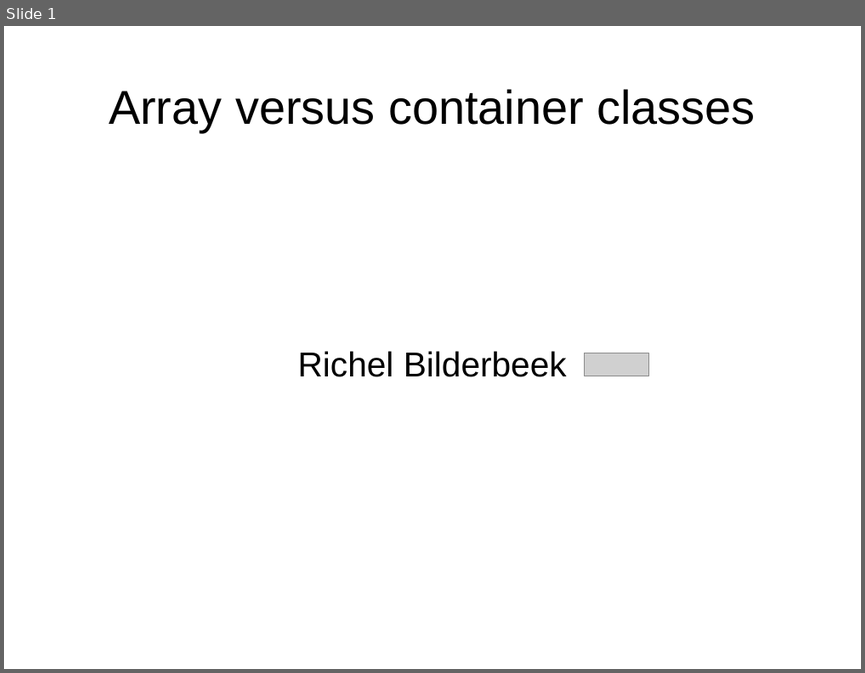
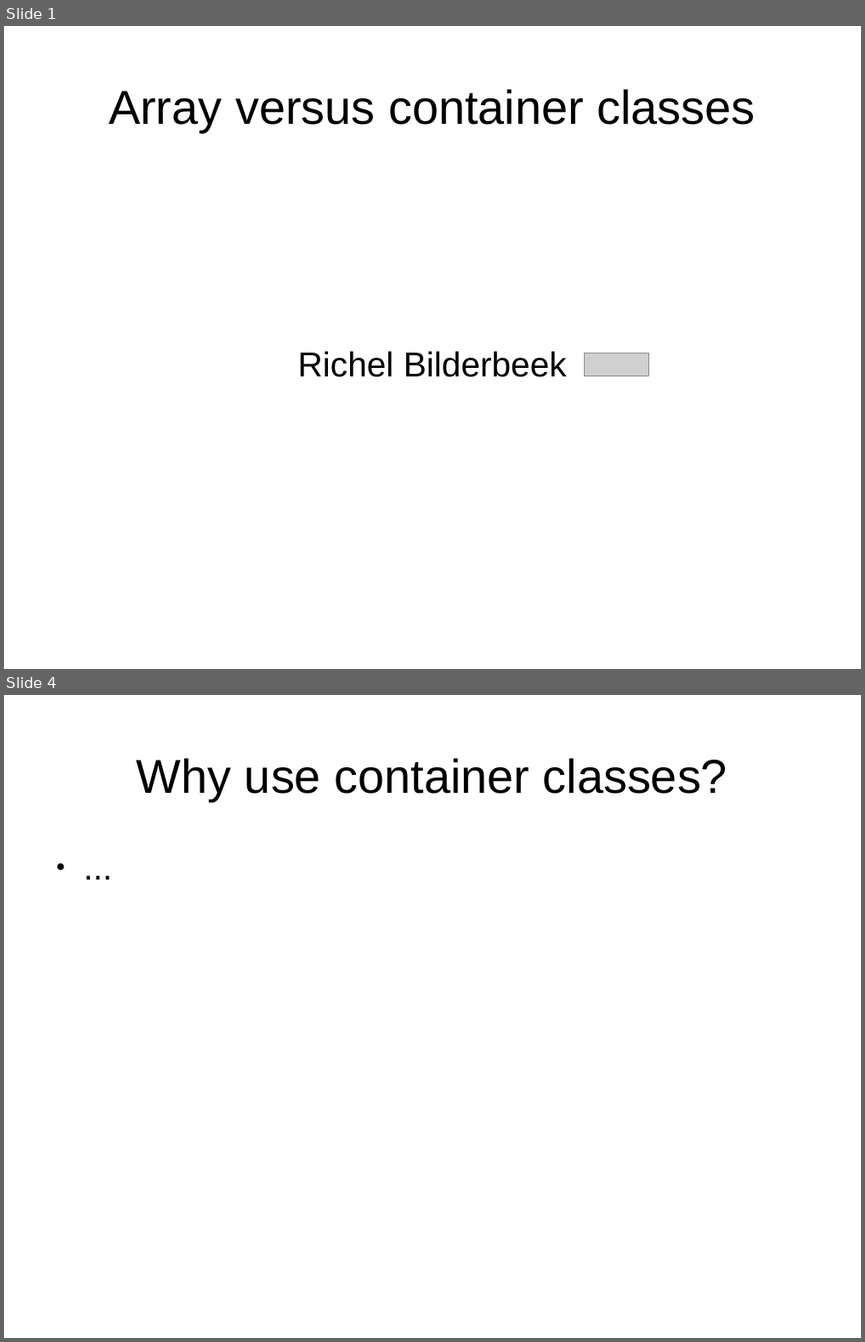
Before and after one commit to richelbilderbeek/RichelbilderbeekNl, a slide deck: Cpp/CppLectureArrayVersusStdArray.odp. Shown one above the other, each under a label of ours: slide 1 before the commit, slides 1 and 4 after it; the slides between them are not shown. The pictures are 865x673 and 865x1342 pixels, drawn with LibreOffice and Linux fonts; fonts in the diff are those of the drawing; grey boxes stand for pictures. Boxes give left, top, right and bottom in pixels: in the first picture for what was removed or moved away, otherwise in the second. Text is boxed around its words. In the diff, an @@ line names an element or a change of style, - is before the commit and + after.

```diff
--- a/Cpp/CppLectureArrayVersusStdArray.odp
+++ b/Cpp/CppLectureArrayVersusStdArray.odp
@@ slide 4 added at (4,695,861,1338), background #FFFFFF @@
@@ title added at (137,758,727,801), 44 pt, text #000000 @@
+Why use container classes?
@@ text added at (46,845,818,1218), 32 pt, text #000000 @@
+● ...
```
Also in this commit, not shown: 1 slide changed, 1 other slide added, 1 other file.
